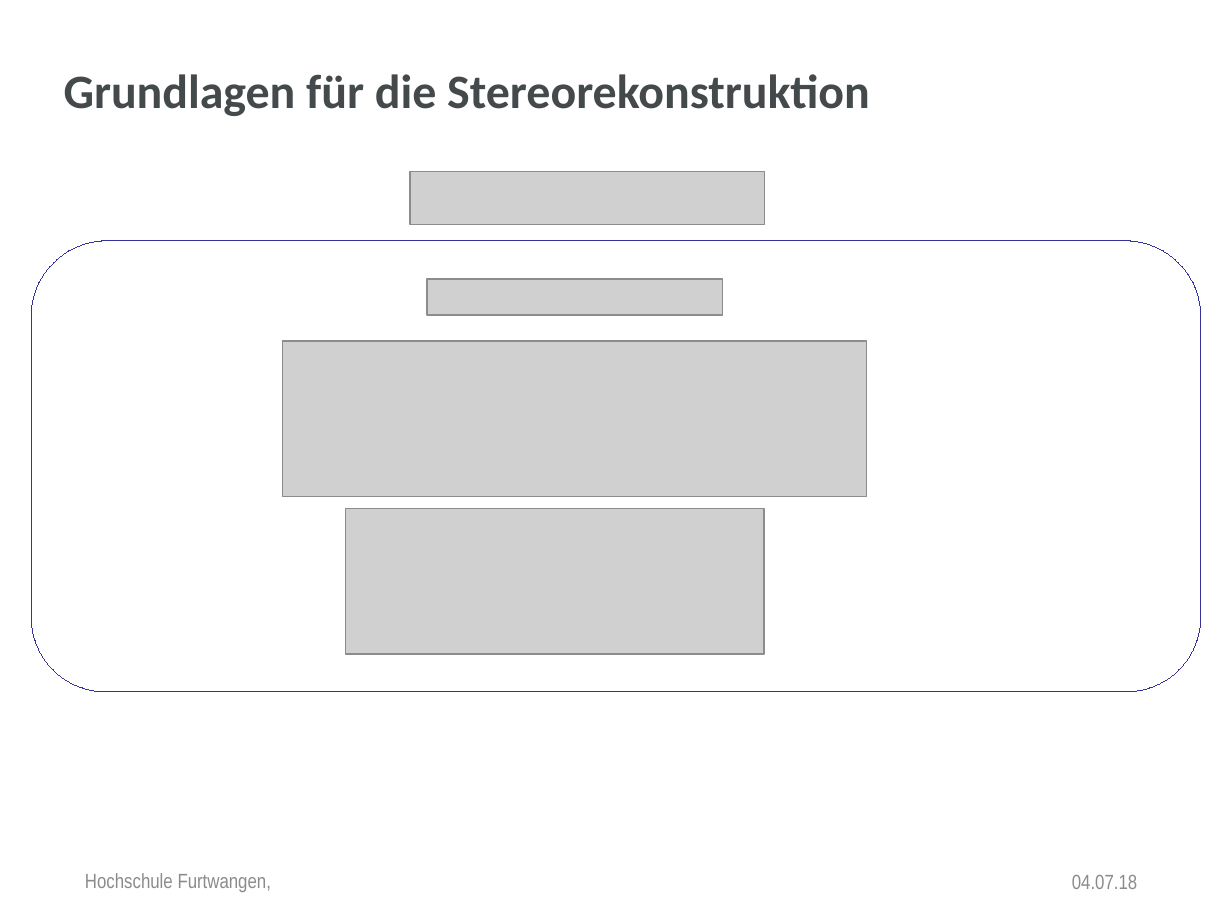
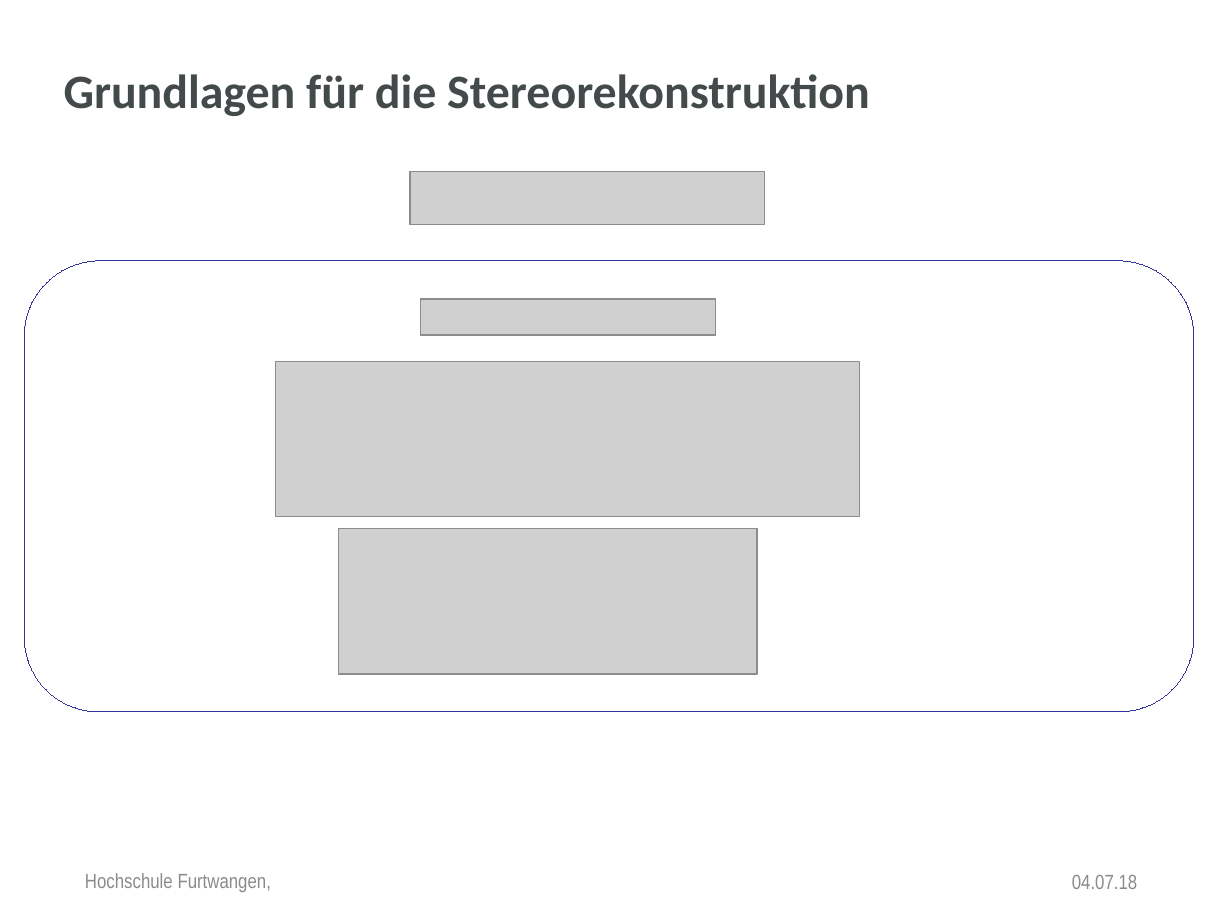
Before and after one commit to anjak610/MasterDuCC, a slide deck: slide 6 of Thesis/Disputation/PowerPointPresentation/New_Dispo_HFU_Design.pptx. Drawn at 1232x924 pixels with LibreOffice and Linux fonts; fonts in the diff are those of the drawing; grey boxes stand for pictures; background and template pictures are left out. Boxes give left, top, right and bottom in pixels: in the first picture for what was removed or moved away, otherwise in the second. Text is boxed around its words. In the diff, an @@ line names an element or a change of style, - is before the commit and + after.

```diff
--- a/Thesis/Disputation/PowerPointPresentation/New_Dispo_HFU_Design.pptx
+++ b/Thesis/Disputation/PowerPointPresentation/New_Dispo_HFU_Design.pptx
@@ 2 pictures, 1 rounded rectangle: place and size @@
-2 pictures, 1 rounded rectangle at [31, 241, 1200, 692]
+2 pictures, 1 rounded rectangle at [25, 261, 1194, 712]
@@ picture: place and size @@
-picture at [428, 278, 723, 314]
+picture at [420, 299, 716, 335]
```
Also in this commit, not shown: 8 other slides changed, 12 slides added, 7 other files.
